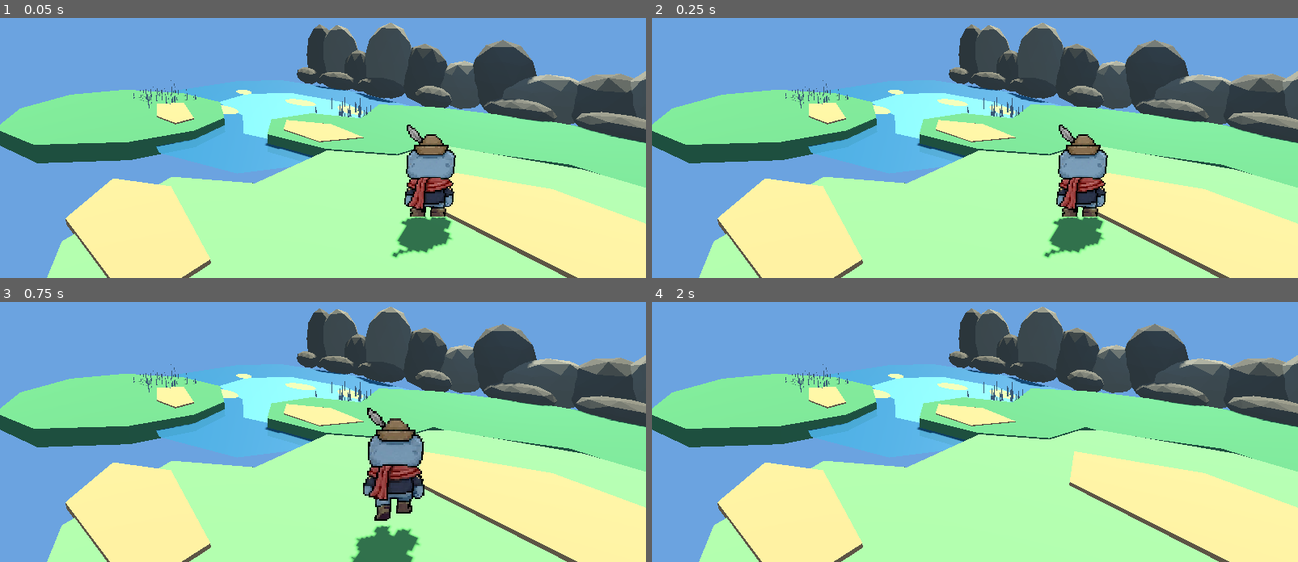
Above: before the commit, frames 1-4 (two rows, left to right).
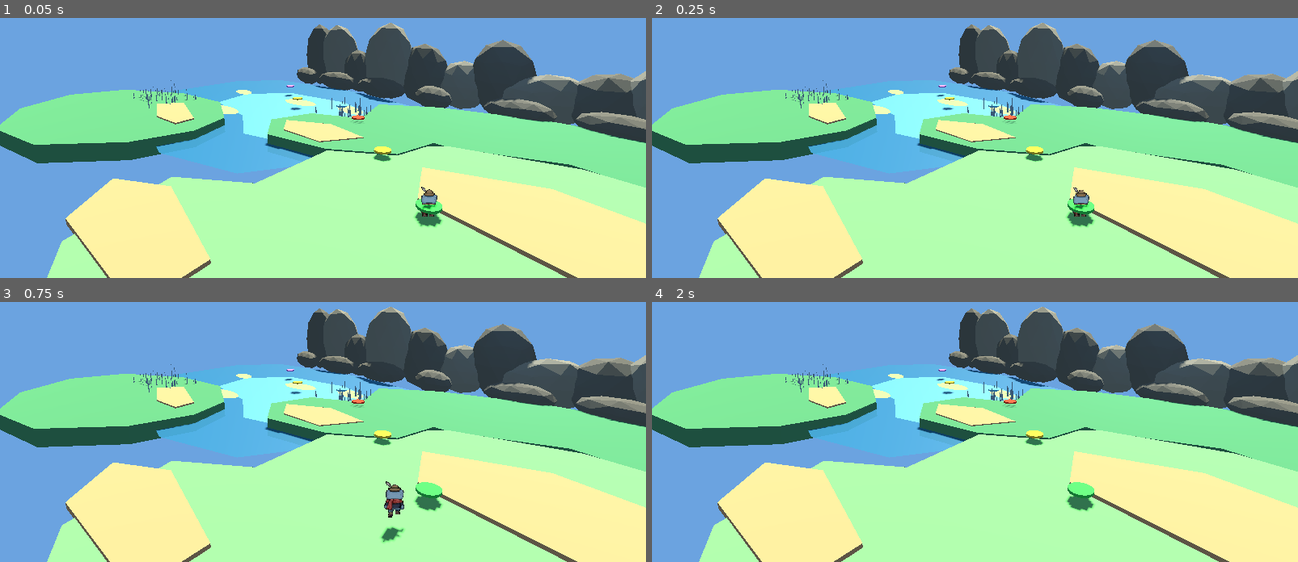
Above: after the commit, the same moments.

Repository: DBorgKiwami/group-project
Game: Godot game, scene res://scenes/levels/3d/redlance_pondside_review.tscn
The game is run twice, just before and just after one commit, with the same random seed, the same clock (stepped at 60 frames per second) and the same inputs. This scene is started directly instead of the project's main scene.
Inputs (mouse positions are in pixels of both pictures, inside the frame that each line leads up to):
- Up to frame 1 (0.05 s): no input
- Up to frame 2 (0.25 s): no input
- Up to frame 3 (0.75 s): tap Enter (ui_accept) at 0.5 s; move the mouse to (355, 380) at 0.52 s; hold Up (ui_up) from 0.53 s (still down); hold Shift (attack) from 0.53 s (still down)
- Up to frame 4 (2 s): keep holding Up (ui_up); tap Enter (ui_accept) at 0.77, 1.52 s; move the mouse to (942, 382) at 1.27 s; release Shift (attack) at 1.28 s; tap / (grapple) at 1.35 s

The runs differ from the first frame. In frame 1, 3.3% of the frame differs, in the area x 44-71%, y 25-93%; in frame 2, 3.2%; in frame 3, 4.4%, in the area x 44-69%, y 25-100%; in frame 4, 0.6%.

Commit message:
Add Redlance playable route markers

Diff:
--- a/scenes/levels/3d/redlance_pondside_review.tscn
+++ b/scenes/levels/3d/redlance_pondside_review.tscn
@@ -1,8 +1,9 @@
-[gd_scene load_steps=8 format=3]
+[gd_scene format=3 uid="uid://bslekgn6f1u54"]
 
-[ext_resource type="Script" path="res://scripts/levels/redlance_pondside_review.gd" id="1_script"]
-[ext_resource type="PackedScene" path="res://models/levels/redlance_pondside/redlance_pondside_blender_level_base.glb" id="2_level"]
+[ext_resource type="Script" uid="uid://c7of0m3jktjin" path="res://scripts/levels/redlance_pondside_review.gd" id="1_script"]
+[ext_resource type="PackedScene" uid="uid://c4nky8roqd373" path="res://models/levels/redlance_pondside/redlance_pondside_blender_level_base.glb" id="2_level"]
 [ext_resource type="PackedScene" uid="uid://d3fxwao6ly8ho" path="res://scenes/player/3dplatformingcharacter.tscn" id="3_player"]
+[ext_resource type="Script" uid="uid://cqssbdqnvg8ny" path="res://scripts/elements/scene_transition.gd" id="4_transition"]
 
 [sub_resource type="Environment" id="Environment_preview"]
 background_mode = 1
@@ -11,30 +12,159 @@
 ambient_light_color = Color(0.62, 0.72, 0.78, 1)
 ambient_light_energy = 0.55
 
-[node name="RedlancePondsideReview" type="Node3D"]
+[sub_resource type="StandardMaterial3D" id="MarkerSpawnMat"]
+albedo_color = Color(0.22, 0.85, 0.36, 1)
+roughness = 0.8
+
+[sub_resource type="StandardMaterial3D" id="MarkerCheckpointMat"]
+albedo_color = Color(0.96, 0.83, 0.24, 1)
+roughness = 0.8
+
+[sub_resource type="StandardMaterial3D" id="MarkerCombatMat"]
+albedo_color = Color(0.95, 0.26, 0.18, 1)
+roughness = 0.8
+
+[sub_resource type="StandardMaterial3D" id="MarkerRewardMat"]
+albedo_color = Color(0.34, 0.76, 1, 1)
+roughness = 0.8
+
+[sub_resource type="StandardMaterial3D" id="MarkerExitMat"]
+albedo_color = Color(0.76, 0.45, 1, 1)
+roughness = 0.8
+
+[sub_resource type="CylinderMesh" id="MarkerDiscMesh"]
+top_radius = 0.22
+bottom_radius = 0.22
+height = 0.05
+radial_segments = 16
+
+[sub_resource type="BoxShape3D" id="CombatTriggerShape"]
+size = Vector3(3.0, 1.4, 2.4)
+
+[sub_resource type="BoxShape3D" id="WaterAreaShape"]
+size = Vector3(6.5, 1.0, 5.2)
+
+[sub_resource type="BoxShape3D" id="CheckpointShape"]
+size = Vector3(1.4, 1.0, 1.4)
+
+[sub_resource type="BoxShape3D" id="ExitShape"]
+size = Vector3(2.2, 1.4, 2.2)
+
+[node name="RedlancePondsideReview" type="Node3D" unique_id=1481214042]
 script = ExtResource("1_script")
 
-[node name="WorldEnvironment" type="WorldEnvironment" parent="."]
+[node name="WorldEnvironment" type="WorldEnvironment" parent="." unique_id=1430494369]
 environment = SubResource("Environment_preview")
 
-[node name="SunLight" type="DirectionalLight3D" parent="."]
-rotation = Vector3(-0.95, 0.45, -0.2)
+[node name="SunLight" type="DirectionalLight3D" parent="." unique_id=1695999006]
+transform = Transform3D(0.9527889, -0.16786389, 0.2530121, -0.11556259, 0.57008815, 0.8134155, -0.28078228, -0.804252, 0.52377486, 0, 0, 0)
 light_color = Color(1, 0.88, 0.68, 1)
 light_energy = 1.55
 shadow_enabled = true
 
-[node name="SoftBlueFillLight" type="OmniLight3D" parent="."]
-position = Vector3(-4.0, 4.5, 5.5)
+[node name="SoftBlueFillLight" type="OmniLight3D" parent="." unique_id=650026824]
+transform = Transform3D(1, 0, 0, 0, 1, 0, 0, 0, 1, -4, 4.5, 5.5)
 light_color = Color(0.42, 0.65, 0.9, 1)
 light_energy = 0.55
 omni_range = 18.0
 
-[node name="PreviewCamera" type="Camera3D" parent="."]
-position = Vector3(-8.4, 3.3, -7.2)
+[node name="PreviewCamera" type="Camera3D" parent="." unique_id=1768166443]
+transform = Transform3D(1, 0, 0, 0, 1, 0, 0, 0, 1, -8.4, 3.3, -7.2)
+current = true
 fov = 58.0
-current = true
 
-[node name="LevelBase" parent="." instance=ExtResource("2_level")]
+[node name="LevelBase" parent="." unique_id=458334827 instance=ExtResource("2_level")]
 
-[node name="3Dplatformingcharacter" parent="." instance=ExtResource("3_player")]
-transform = Transform3D(0.9, 0, 0, 0, 0.9, 0, 0, 0, 0.9, -5.8, 0.34, -2.4)
+[node name="3Dplatformingcharacter" parent="." unique_id=2055655660 instance=ExtResource("3_player")]
+transform = Transform3D(0.3, 0, 0, 0, 0.3, 0, 0, 0, 0.3, -5.8, 0.2746193, -2.4)
+
+[node name="GameplayPlan" type="Node3D" parent="."]
+
+[node name="PlayerSpawn" type="Marker3D" parent="GameplayPlan"]
+transform = Transform3D(1, 0, 0, 0, 1, 0, 0, 0, 1, -5.8, 0.28, -2.4)
+
+[node name="Disc" type="MeshInstance3D" parent="GameplayPlan/PlayerSpawn"]
+mesh = SubResource("MarkerDiscMesh")
+material_override = SubResource("MarkerSpawnMat")
+
+[node name="Checkpoint_01_AfterPondEdge" type="Marker3D" parent="GameplayPlan"]
+transform = Transform3D(1, 0, 0, 0, 1, 0, 0, 0, 1, -3.6, 0.26, -0.85)
+
+[node name="Disc" type="MeshInstance3D" parent="GameplayPlan/Checkpoint_01_AfterPondEdge"]
+mesh = SubResource("MarkerDiscMesh")
+material_override = SubResource("MarkerCheckpointMat")
+
+[node name="CombatTrigger_01_Position" type="Marker3D" parent="GameplayPlan"]
+transform = Transform3D(1, 0, 0, 0, 1, 0, 0, 0, 1, -1.15, 0.27, 0.95)
+
+[node name="Disc" type="MeshInstance3D" parent="GameplayPlan/CombatTrigger_01_Position"]
+mesh = SubResource("MarkerDiscMesh")
+material_override = SubResource("MarkerCombatMat")
+
+[node name="RewardMarker_01" type="Marker3D" parent="GameplayPlan"]
+transform = Transform3D(1, 0, 0, 0, 1, 0, 0, 0, 1, 0.45, 0.28, 1.75)
+
+[node name="Disc" type="MeshInstance3D" parent="GameplayPlan/RewardMarker_01"]
+mesh = SubResource("MarkerDiscMesh")
+material_override = SubResource("MarkerRewardMat")
+
+[node name="Checkpoint_02_BeforeExit" type="Marker3D" parent="GameplayPlan"]
+transform = Transform3D(1, 0, 0, 0, 1, 0, 0, 0, 1, 2.75, 0.26, 1.35)
+
+[node name="Disc" type="MeshInstance3D" parent="GameplayPlan/Checkpoint_02_BeforeExit"]
+mesh = SubResource("MarkerDiscMesh")
+material_override = SubResource("MarkerCheckpointMat")
+
+[node name="LevelExit" type="Marker3D" parent="GameplayPlan"]
+transform = Transform3D(1, 0, 0, 0, 1, 0, 0, 0, 1, 5.25, 0.3, 2.8)
+
+[node name="Disc" type="MeshInstance3D" parent="GameplayPlan/LevelExit"]
+mesh = SubResource("MarkerDiscMesh")
+material_override = SubResource("MarkerExitMat")
+
+[node name="GameplayTriggers" type="Node3D" parent="."]
+
+[node name="Checkpoint_01_Area" type="Area3D" parent="GameplayTriggers"]
+transform = Transform3D(1, 0, 0, 0, 1, 0, 0, 0, 1, -3.6, 0.65, -0.85)
+collision_layer = 0
+collision_mask = 32
+
+[node name="CollisionShape3D" type="CollisionShape3D" parent="GameplayTriggers/Checkpoint_01_Area"]
+shape = SubResource("CheckpointShape")
+
+[node name="CombatTrigger_01_To2DTestCombat" type="Area3D" parent="GameplayTriggers"]
+transform = Transform3D(1, 0, 0, 0, 1, 0, 0, 0, 1, -1.15, 0.75, 0.95)
+collision_layer = 0
+collision_mask = 32
+script = ExtResource("4_transition")
+scene = "res://scenes/levels/2d/testlevel2d.tscn"
+
+[node name="CollisionShape3D" type="CollisionShape3D" parent="GameplayTriggers/CombatTrigger_01_To2DTestCombat"]
+shape = SubResource("CombatTriggerShape")
+
+[node name="WaterAreaPlaceholder" type="Area3D" parent="GameplayTriggers"]
+transform = Transform3D(1, 0, 0, 0, 1, 0, 0, 0, 1, -2.9, 0.45, -3.2)
+collision_layer = 0
+collision_mask = 32
+
+[node name="CollisionShape3D" type="CollisionShape3D" parent="GameplayTriggers/WaterAreaPlaceholder"]
+shape = SubResource("WaterAreaShape")
+
+[node name="Checkpoint_02_Area" type="Area3D" parent="GameplayTriggers"]
+transform = Transform3D(1, 0, 0, 0, 1, 0, 0, 0, 1, 2.75, 0.65, 1.35)
+collision_layer = 0
+collision_mask = 32
+
+[node name="CollisionShape3D" type="CollisionShape3D" parent="GameplayTriggers/Checkpoint_02_Area"]
+shape = SubResource("CheckpointShape")
+
+[node name="LevelExit_Area" type="Area3D" parent="GameplayTriggers"]
+transform = Transform3D(1, 0, 0, 0, 1, 0, 0, 0, 1, 5.25, 0.75, 2.8)
+collision_layer = 0
+collision_mask = 32
+
+[node name="CollisionShape3D" type="CollisionShape3D" parent="GameplayTriggers/LevelExit_Area"]
+shape = SubResource("ExitShape")
+
+[connection signal="area_entered" from="GameplayTriggers/CombatTrigger_01_To2DTestCombat" to="GameplayTriggers/CombatTrigger_01_To2DTestCombat" method="_on_area_entered"]
+[connection signal="area_exited" from="GameplayTriggers/CombatTrigger_01_To2DTestCombat" to="GameplayTriggers/CombatTrigger_01_To2DTestCombat" method="_on_area_exited"]
--- a/scripts/levels/redlance_pondside_review.gd
+++ b/scripts/levels/redlance_pondside_review.gd
@@ -1,14 +1,20 @@
 extends Node3D
 
 @export var add_simple_collision := true
+@export var snap_player_to_spawn := true
 
 @onready var level_base: Node3D = $LevelBase
 @onready var preview_camera: Camera3D = $PreviewCamera
+@onready var player: Node3D = $"3Dplatformingcharacter"
+@onready var player_spawn: Marker3D = $GameplayPlan/PlayerSpawn
 
 
 func _ready() -> void:
 	preview_camera.current = true
 	preview_camera.look_at(Vector3(1.6, 0.45, 1.8), Vector3.UP)
+
+	if snap_player_to_spawn:
+		player.global_position = player_spawn.global_position
 
 	if add_simple_collision:
 		add_collision(level_base)
Not shown, added: models/levels/redlance_pondside/redlance_pondside_blender_level_base.glb.import
Not shown, added: scripts/levels/redlance_pondside_review.gd.uid
Not shown, added: scenes/levels/3d/redlance_pondside_plan.md
